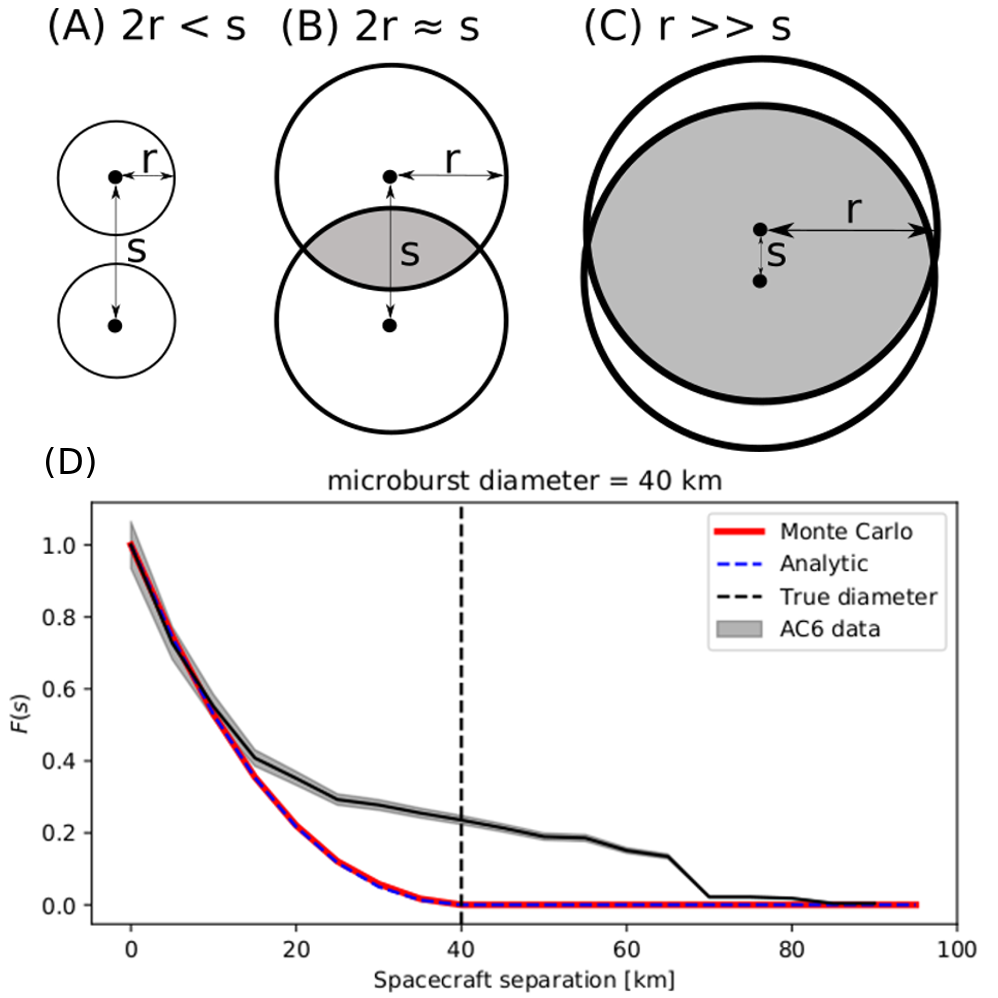
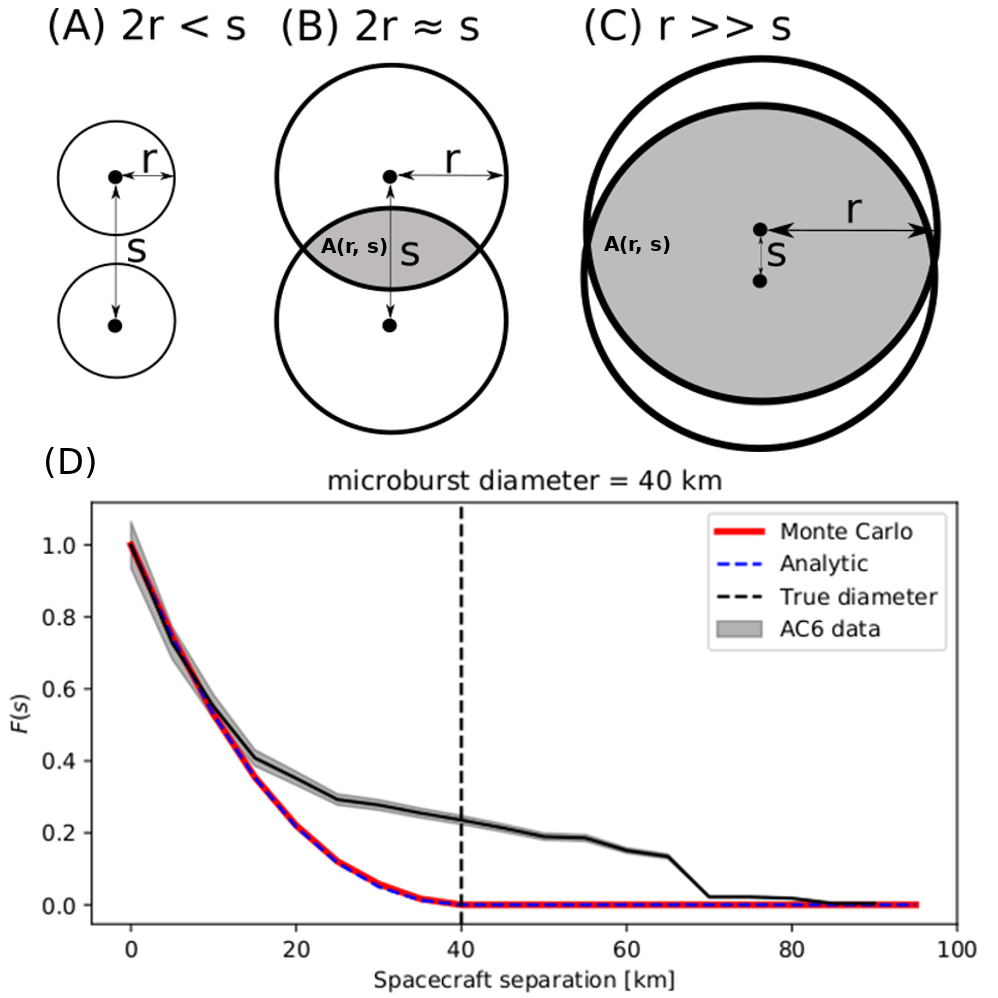
Layer changes from the first 998×998 image to the second:
added layer "A(r, s) #1" above "A(r, s)" over bbox(321, 238, 387, 256)
added layer "A(r, s)" above "model_diagram" over bbox(604, 236, 670, 254)
